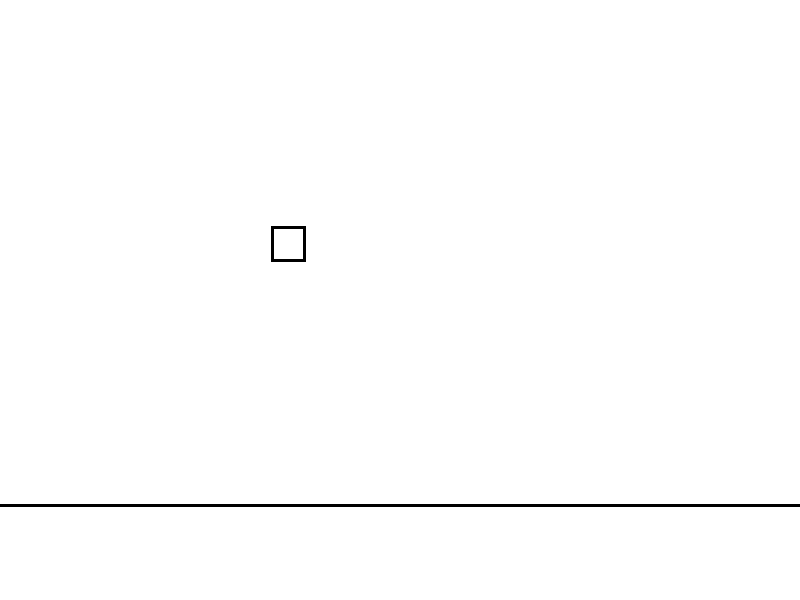
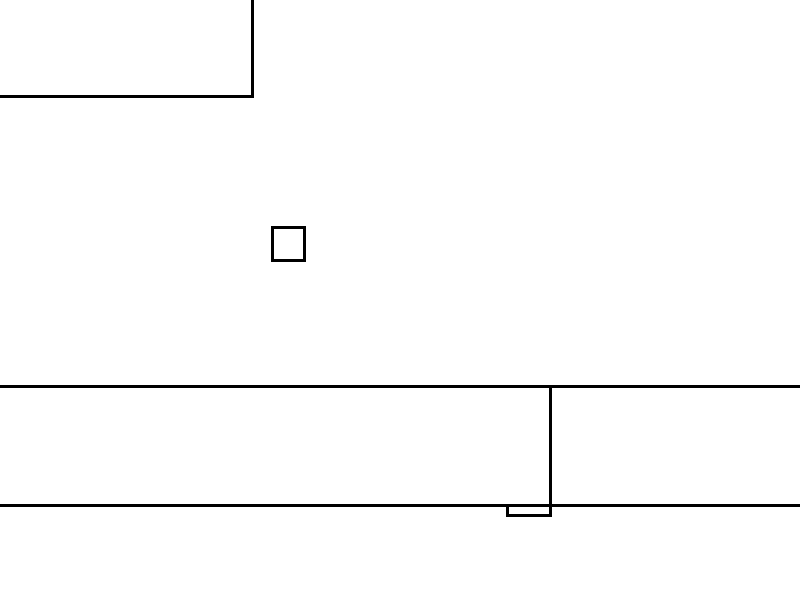
Two versions of the same layered image (800x600). Layer-by-layer changes:
added layer "Layer #1" above "Pasted Layer #1" over box(0, 0, 254, 98)
added layer "Pasted Layer #1" above "Layer" over box(0, 385, 800, 405)
added layer "Layer" above "Pasted Layer" over box(549, 393, 552, 504)
added layer "Pasted Layer" above "Background" over box(506, 507, 552, 517)
